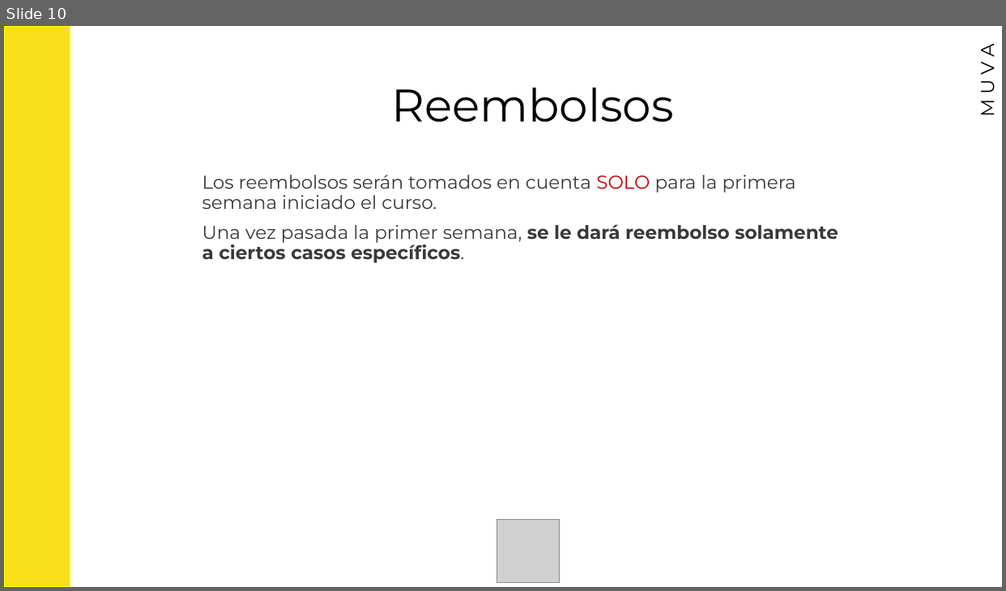
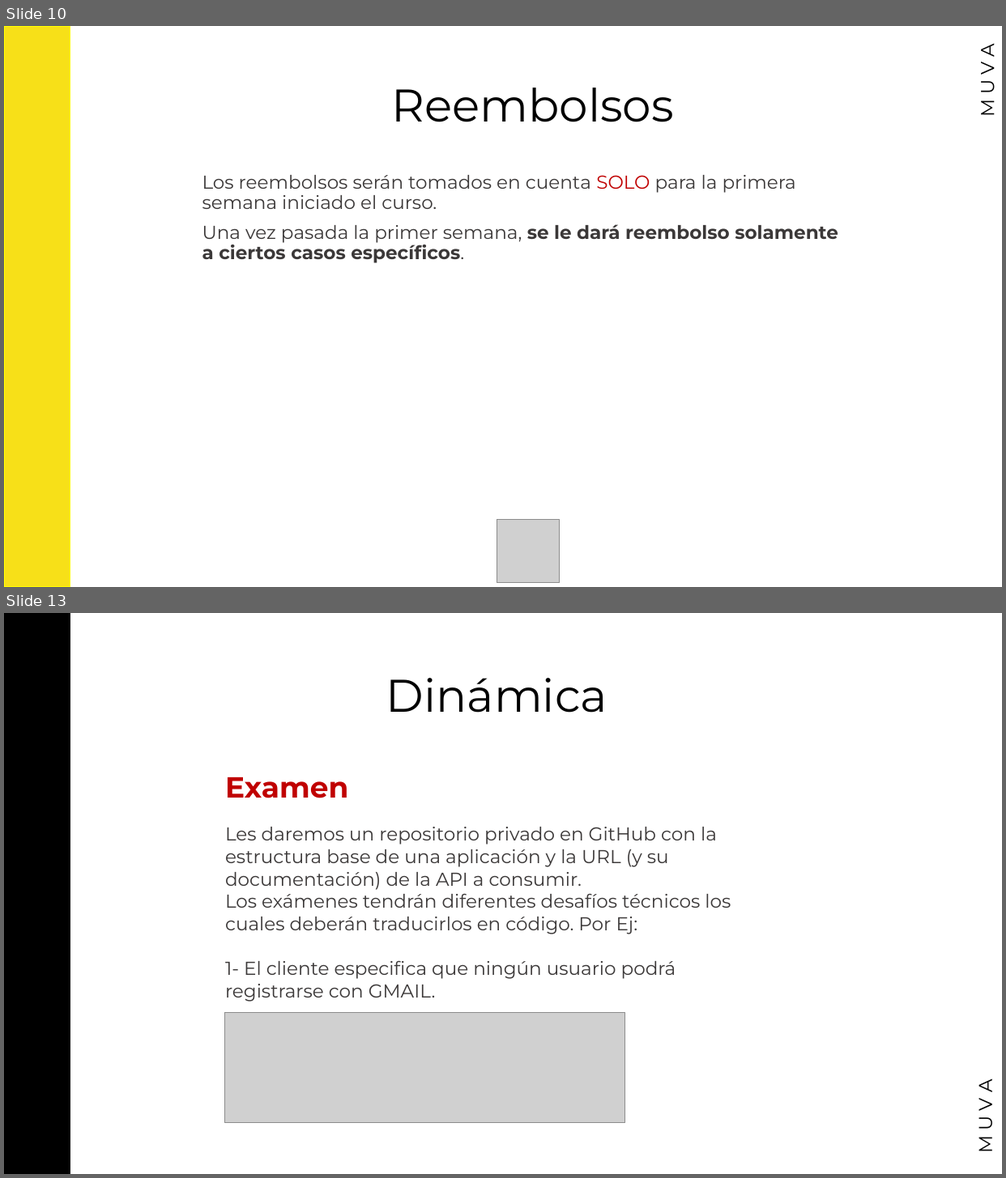
Before and after one commit to MuvaTech0/Muva, a slide deck: cursos/Muva Javascript 2.pptx. Shown one above the other, each under a label of ours: slide 10 before the commit, slides 10 and 13 after it; the slides between them are not shown. The pictures are 1006x591 and 1006x1178 pixels, drawn with LibreOffice and Linux fonts; fonts in the diff are those of the drawing; grey boxes stand for pictures. Boxes give left, top, right and bottom in pixels: in the first picture for what was removed or moved away, otherwise in the second. Text is boxed around its words. In the diff, an @@ line names an element or a change of style, - is before the commit and + after.

```diff
--- a/cursos/Muva Javascript 2.pptx
+++ b/cursos/Muva Javascript 2.pptx
@@ slide 13 added at <box>4,613,1002,1174</box>, background #FFFFFF @@
@@ rectangle added at <box>4,613,70,1174</box>, fill #000000, outline #000000 1 pt @@
@@ title added at <box>386,678,608,713</box>, 44 pt, text #000000 @@
+Dinámica
@@ text added at <box>225,777,348,798</box>, 28 pt, text #C00000, bold @@
+Examen
@@ text added at <box>225,827,731,1002</box>, 18 pt, text #3B3838 @@
+Les daremos un repositorio privado en GitHub con la estructura base de una aplicación y la URL (y su documentación) de la API a consumir.
+Los exámenes tendrán diferentes desafíos técnicos los cuales deberán traducirlos en código. Por Ej:
+1- El cliente especifica que ningún usuario podrá registrarse con GMAIL.
@@ picture added at <box>225,1013,625,1122</box> @@
@@ text added at <box>971,1080,997,1152</box>, 18 pt, text #000000 @@
+M U V A
```
Also in this commit, not shown: 3 other slides added, 3 other files.
